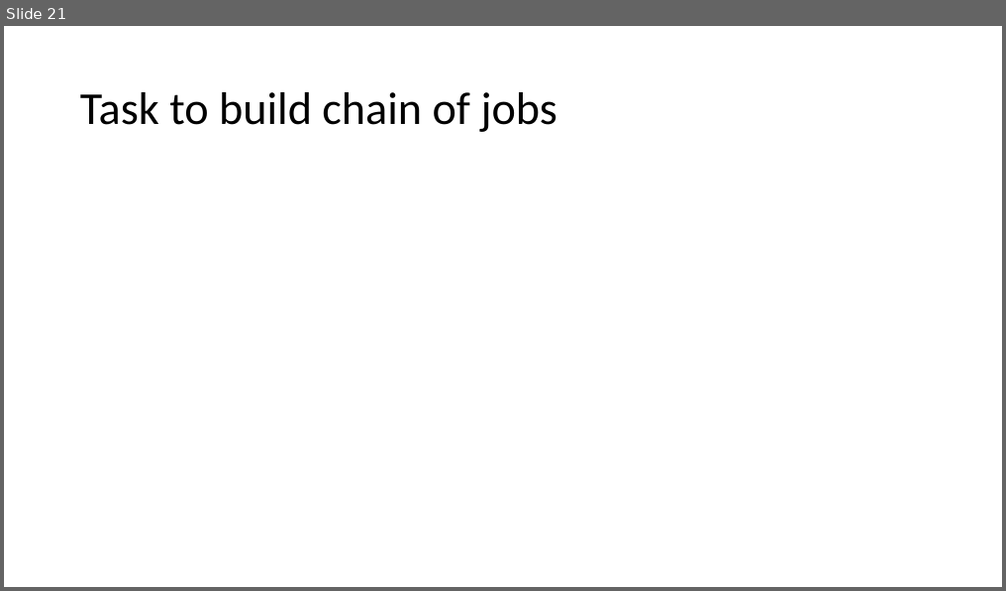
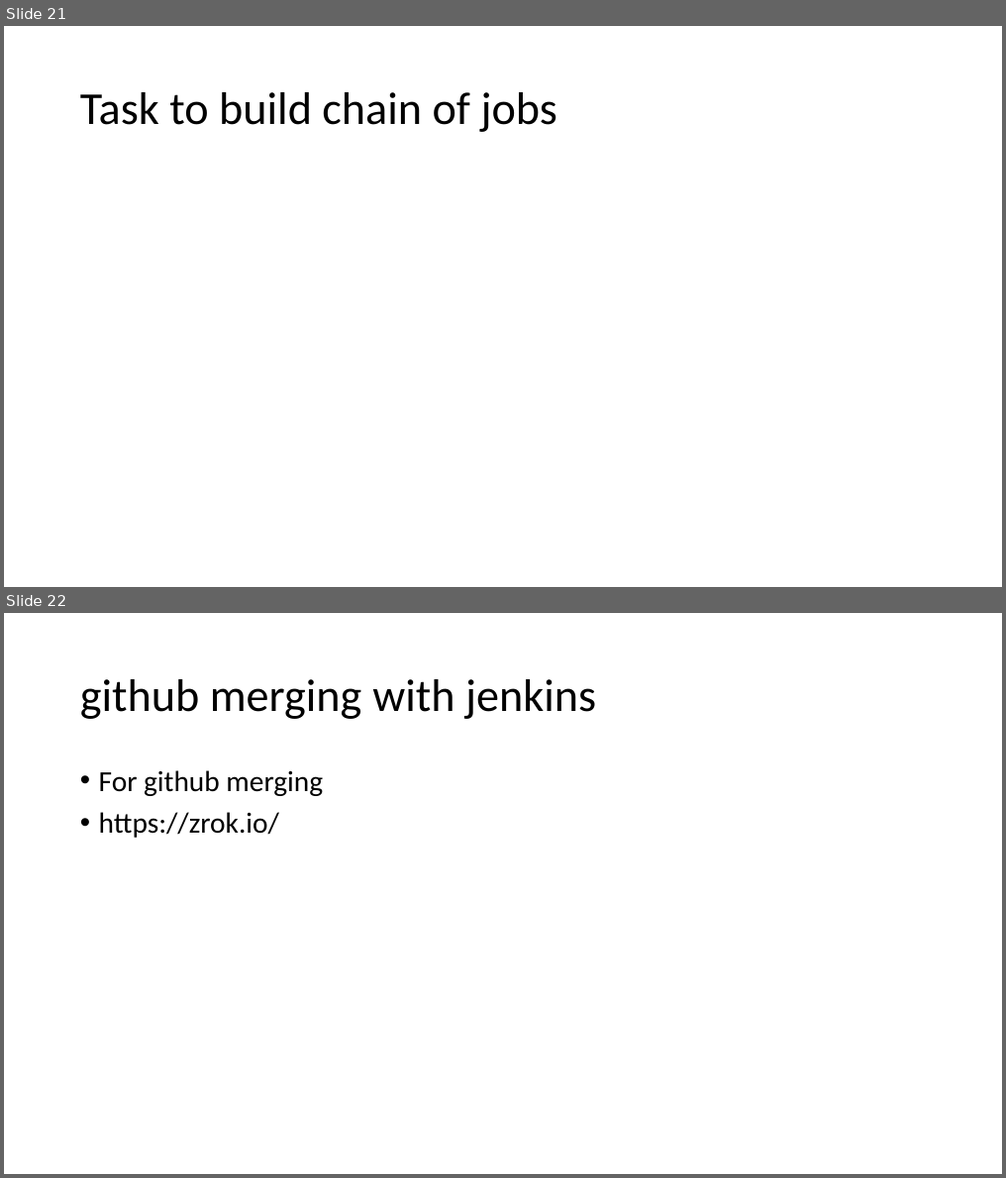
Before and after one commit to ehpvvuser/local, a slide deck: Jenkins.pptx. Shown one above the other, each under a label of ours: slide 21 before the commit, slides 21 and 22 after it. The pictures are 1006x591 and 1006x1178 pixels, drawn with LibreOffice and Linux fonts; fonts in the diff are those of the drawing. Boxes give left, top, right and bottom in pixels: in the first picture for what was removed or moved away, otherwise in the second. Text is boxed around its words. In the diff, an @@ line names an element or a change of style, - is before the commit and + after.

```diff
--- a/Jenkins.pptx
+++ b/Jenkins.pptx
@@ slide 22 added at [4, 613, 1002, 1174], background #FFFFFF @@
@@ title added at [80, 679, 596, 719], 44 pt, text #000000 @@
+github merging with jenkins
@@ text added at [99, 770, 323, 838], 28 pt, text #000000 @@
+• For github merging
+• https://zrok.io/
```
Also in this commit, not shown: 24 other slides added, 1 other file.
